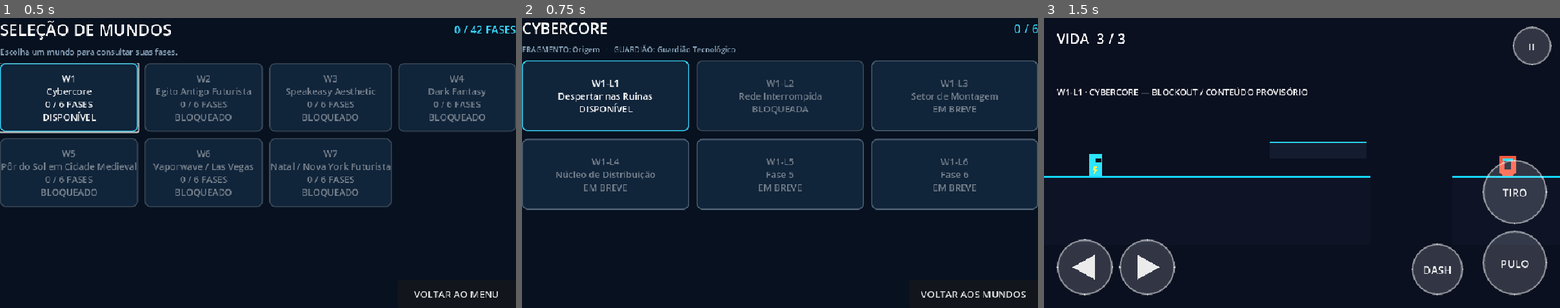
Above: before the commit, frames 1-3 (left to right).
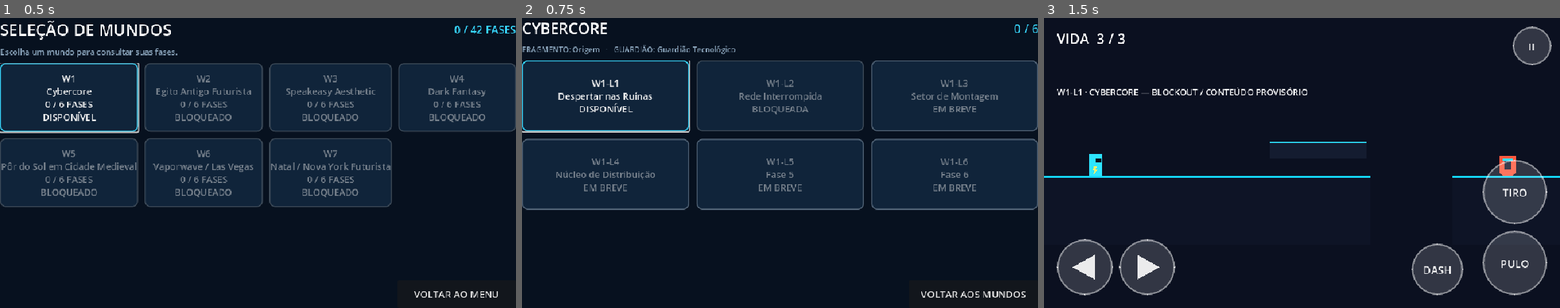
Above: after the commit, the same moments.

Repository: jyanzy19-yml/new-bolt-aventura
Game: Godot game, scene res://scenes/ui/phase_selection.tscn
Same seed, same stepped clock (60 frames per second), same inputs: the game is played once before the commit and once after it. This scene is started directly instead of the project's main scene.
Inputs:
- Up to frame 1 (0.5 s): no input
- Up to frame 2 (0.75 s): click "W1 Cybercore 0 / 6 FASES DISP…" at 0.5 s
- Up to frame 3 (1.5 s): click "W1-L1 Despertar nas Ruínas DI…" at 1.25 s

Frame 1 is identical in both runs. In frame 2, 0.3% of the frame differs, in the area x 0-33%, y 14-40%; in frame 3, nothing differs.

Commit message:
fix(ui): establish initial focus on phase selection

Diff:
--- a/scripts/ui/phase_selection.gd
+++ b/scripts/ui/phase_selection.gd
@@ -76,6 +76,8 @@
 	var current_level_id: String = str(state.get("current_level_id", ""))
 	for phase_index in range(CATALOG.get_phase_count_per_world()):
 		grid.add_child(_make_phase_card(phase_index, completed, current_level_id))
+	if grid.get_child_count() > 0:
+		grid.get_child(0).grab_focus()
 
 	var footer := HBoxContainer.new()
 	footer.alignment = BoxContainer.ALIGNMENT_END
